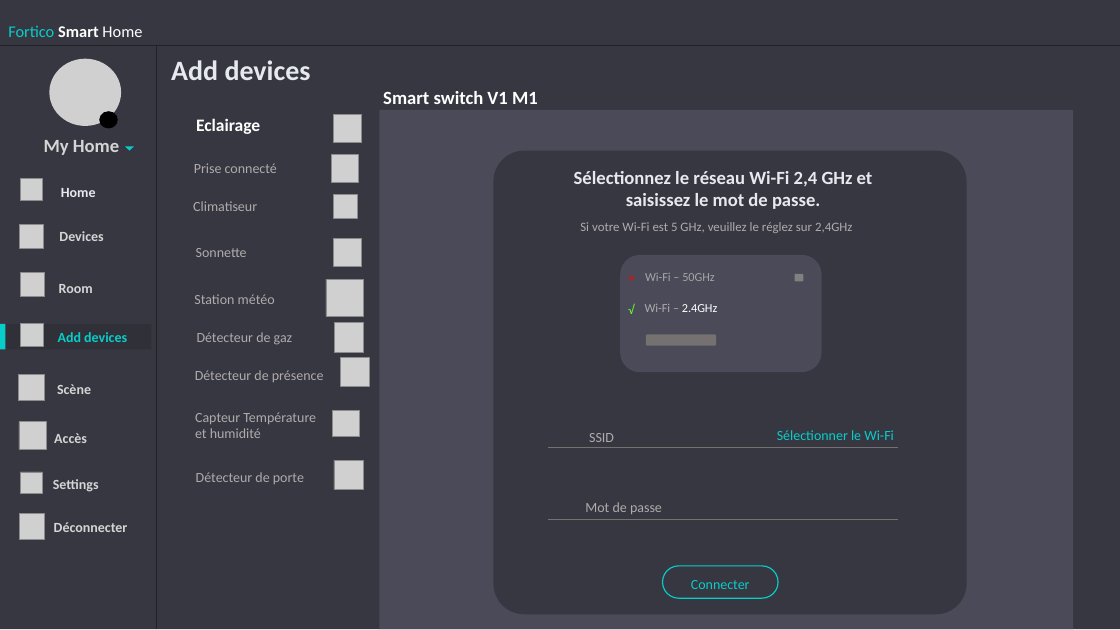
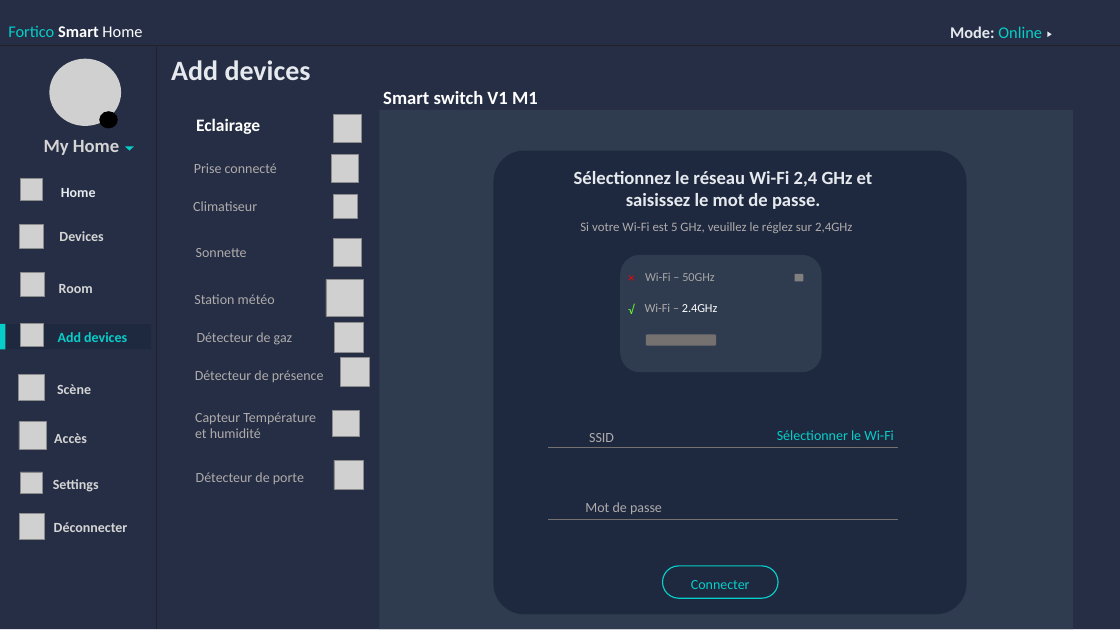
Before and after one commit to Fortuno-tech/Software, a slide deck: slide 19 of UI-model/UI design Fortico.pptx (slide 20 before the commit). Drawn at 1120x630 pixels with LibreOffice and Linux fonts; fonts in the diff are those of the drawing; grey boxes stand for pictures; background and template pictures are left out. Boxes give left, top, right and bottom in pixels: in the first picture for what was removed or moved away, otherwise in the second. Text is boxed around its words. In the diff, an @@ line names an element or a change of style, - is before the commit and + after.

```diff
--- a/UI-model/UI design Fortico.pptx
+++ b/UI-model/UI design Fortico.pptx
@@ rectangle at [0,0,1120,629]: fill #373742 to #252E44 @@
@@ text added at [950,26,1042,38], 14 pt, text #07CEC9 @@
+Mode: Online
@@ triangle added at [1048,31,1052,37], fill #E6EAEE @@
@@ rectangle at [380,110,1074,629]: fill #4A4A58 to #2F3C4F @@
@@ rounded rectangle at [493,150,966,614]: fill #373742 to #1E293F @@
@@ rounded rectangle at [620,255,822,372]: fill #4A4A58 to #2F3C4F @@
@@ rectangle "Add devices" at [5,324,151,350]: fill #303038 to #1E293F @@
```
Also in this commit, not shown: 25 other slides changed, 4 other files.
